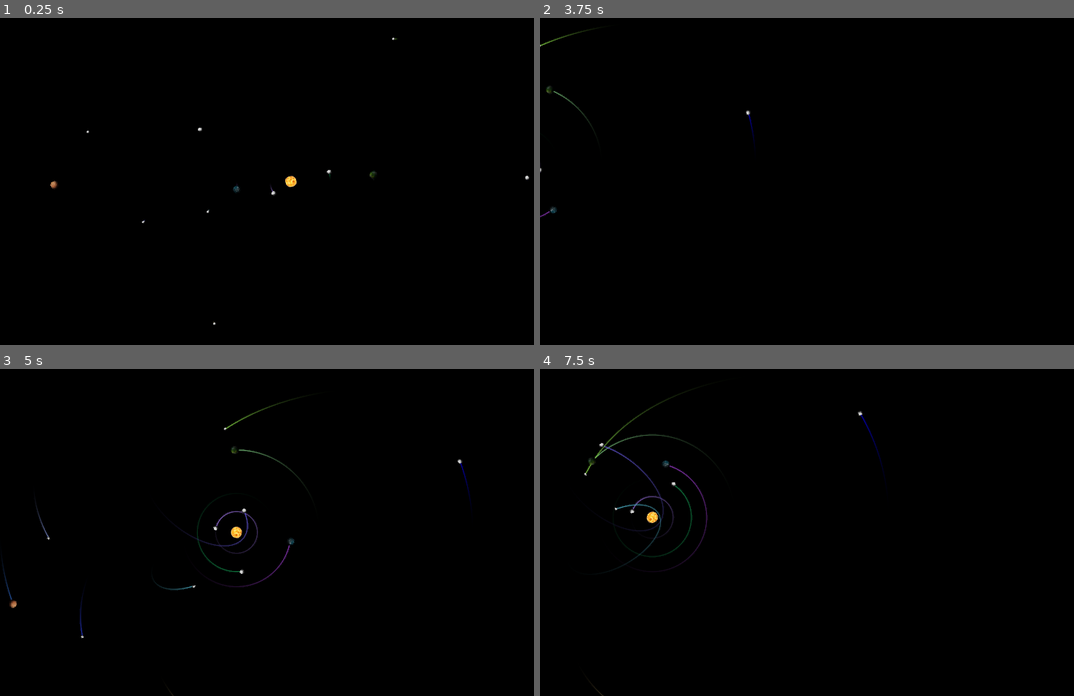
Above: before the commit, frames 1-4 (two rows, left to right).
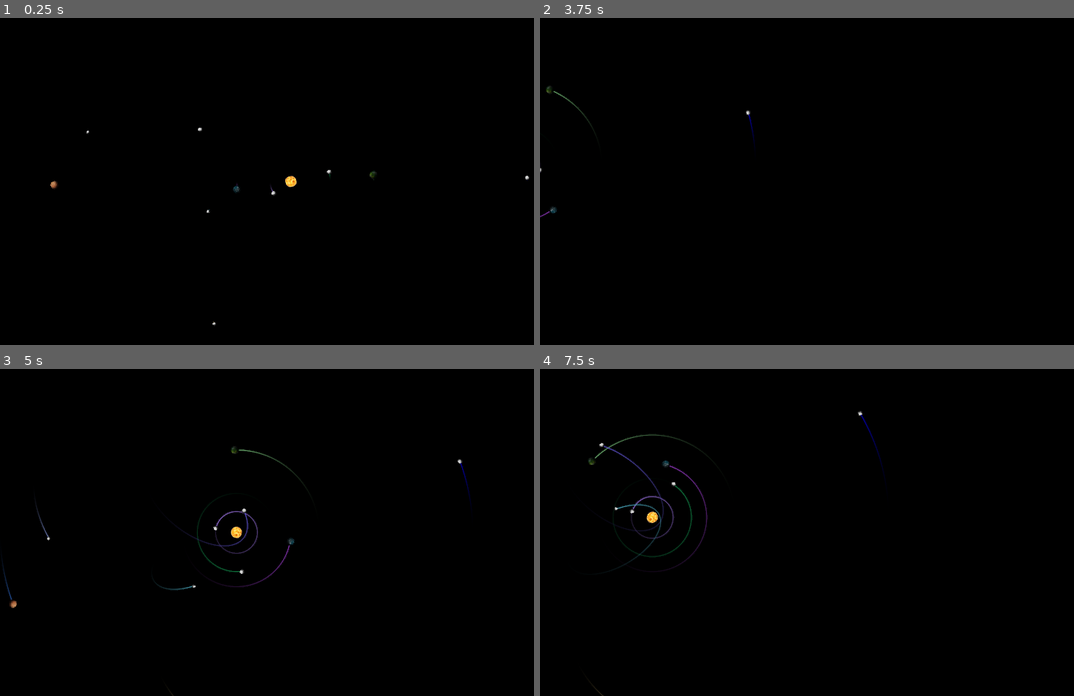
Above: after the commit, the same moments.

Repository: DimalexX/Orbits
Game: Godot game, scene res://Planets.tscn
Two runs of this game, one before a commit and one after it. Both use one fixed random seed, a clock stepped at 60 frames per second and the inputs below.
Inputs (mouse positions are in pixels of both pictures, inside the frame that each line leads up to):
- Up to frame 1 (0.25 s): no input
- Up to frame 2 (3.75 s): move the mouse to (956, 165) at 0.52 s; hold Right (ui_right) 0.53-1.28 s; click (956, 165) at 0.67 s; move the mouse to (716, 197) at 1.27 s; hold Down (ui_down) 1.28-2.03 s; move the mouse to (887, 109) at 2.02 s; hold Right (ui_right) 2.03-2.78 s; move the mouse to (801, 246) at 2.77 s; hold Up (ui_up) 2.78-3.53 s; click (801, 246) at 2.92 s; move the mouse to (1004, 230) at 3.52 s; hold Left (ui_left) from 3.53 s (still down)
- Up to frame 3 (5 s): keep holding Left (ui_left); move the mouse to (117, 483) at 4.27 s
- Up to frame 4 (7.5 s): move the mouse to (860, 532) at 5.02 s; release Left (ui_left) at 5.03 s; hold Down (ui_down) 5.03-5.78 s; click (860, 532) at 5.17 s; move the mouse to (742, 450) at 5.77 s; hold Right (ui_right) 5.78-6.53 s; move the mouse to (956, 516) at 6.52 s; hold Up (ui_up) 6.53-7.28 s; move the mouse to (716, 548) at 7.27 s; hold Right (ui_right) from 7.28 s (still down); click (716, 548) at 7.42 s

The runs differ from the first frame. In frame 1, less than 0.1% of the frame differs, in the area x 16-75%, y 6-95%; in frame 2, less than 0.1%; in frame 3, 0.1%; in frame 4, 0.2%, in the area x 8-32%, y 6-52%.

Commit message:
Новый расчет периода и интервал точек от скорости

Diff:
--- a/Planet.gd
+++ b/Planet.gd
@@ -1,7 +1,7 @@
 extends RigidBody2D
 
 
-const LINE_TIMER = 0.05 #больше 0.05 не очень красивая траетория становится? или нет
+const LINE_TIMER: float = 0.05 #больше 0.05 не очень красивая траетория становится? или нет
 const MAX_NUM_OF_POINTS = 1500
 
 var NUM_OF_POINTS = 1500
@@ -13,7 +13,8 @@
 var calc_period = false
 var turned = false
 var time_start = 0
-var skip_point = false
+var cur_line_timer: float = LINE_TIMER
+var points_in_period = 0
 
 
 func _ready():
@@ -31,35 +32,36 @@
 	time_start = Time.get_ticks_msec()
 
 
-func change_num_of_points(t: float):
-	NUM_OF_POINTS = min(t/1000.0/LINE_TIMER, MAX_NUM_OF_POINTS) #зависит от fps?
-
-
 func check_period():
 	if calc_period and not turned:
 		if linear_velocity.x >= 0 or linear_velocity.y >= 0:
 			turned = true
 	if linear_velocity.x < 0 and linear_velocity.y < 0:
 		if turned:
-			var t = Time.get_ticks_msec()
-			change_num_of_points(t-time_start)
-			time_start = t
+			NUM_OF_POINTS = min(points_in_period * 1.5, MAX_NUM_OF_POINTS)
+			points_in_period = 0
 			turned = false
 		else:
 			calc_period = true
 
 
+func calc_cur_line_timer(vel: float):
+	if vel > 150:
+		return LINE_TIMER / 2
+	elif vel > 90:
+		return LINE_TIMER
+	else:
+		return LINE_TIMER * 2
+
+
 func _process(delta):
 	count += delta
-	if count > LINE_TIMER:
+	if count > cur_line_timer:
+		count -= cur_line_timer
+		points_in_period += 1
 		check_period()
-		count -= LINE_TIMER
-		if linear_velocity.length() > 50:
-			skip_point = false
-		else:
-			skip_point = not skip_point
-		if not skip_point:
-			l2d.add_point(global_position)
+		cur_line_timer = calc_cur_line_timer(linear_velocity.length())
+		l2d.add_point(global_position)
 		if l2d.points.size() > NUM_OF_POINTS: #2 раза, чтобы хвост плавно догонял
 			l2d.remove_point(0)
 		if l2d.points.size() > NUM_OF_POINTS:
--- a/Planets.gd
+++ b/Planets.gd
@@ -23,7 +23,7 @@
 
 func _ready():
 	randomize()
-	generate_asteroids(5)
+	generate_asteroids(3)
 	planets = get_tree().get_nodes_in_group("Planet")
 
 
@@ -42,15 +42,11 @@
 			v.angle_to_point(Vector2.ZERO) - rand_range(PI/2 - RND_GEN_ASTEROIDS_ANGLE, PI/2 + RND_GEN_ASTEROIDS_ANGLE))
 		p.linear_velocity = v
 		p.mass = rand_range(RND_GEN_ASTEROIDS_MIN_MASS, RND_GEN_ASTEROIDS_MAX_MASS)
-		p.get_node("Sprite").scale *= .25
+		p.get_node("Sprite").scale *= .3
 		add_child(p)
 
-#var timer: float = 0
+
 func _process(delta):
-#	timer += delta
-#	if timer > .5:
-#		timer -= .5
-#		print(sol_camera.get_parent().linear_velocity.length())
 	cam_move = Vector2.ZERO
 	if Input.is_action_pressed("ui_left"):
 		cam_move.x -= CAM_MOVE_SPEED * delta
Not shown, changed: todo.txt
